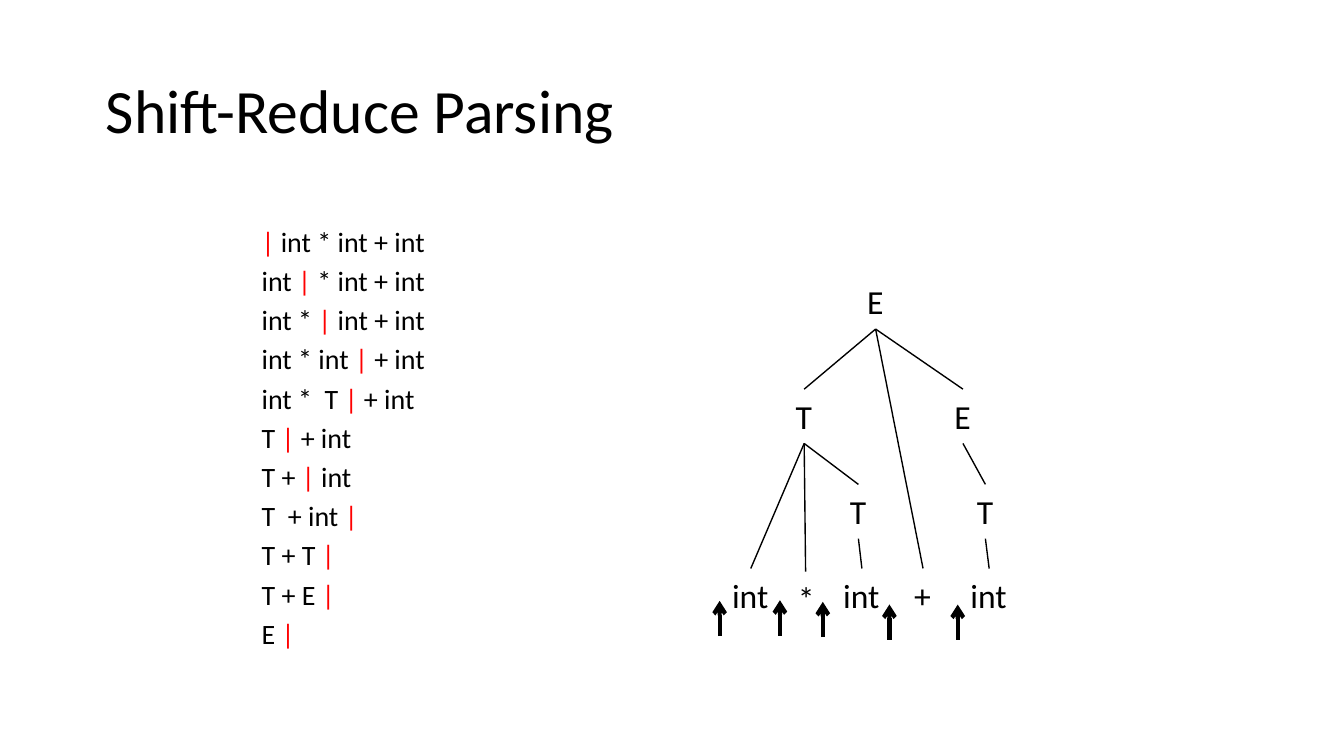
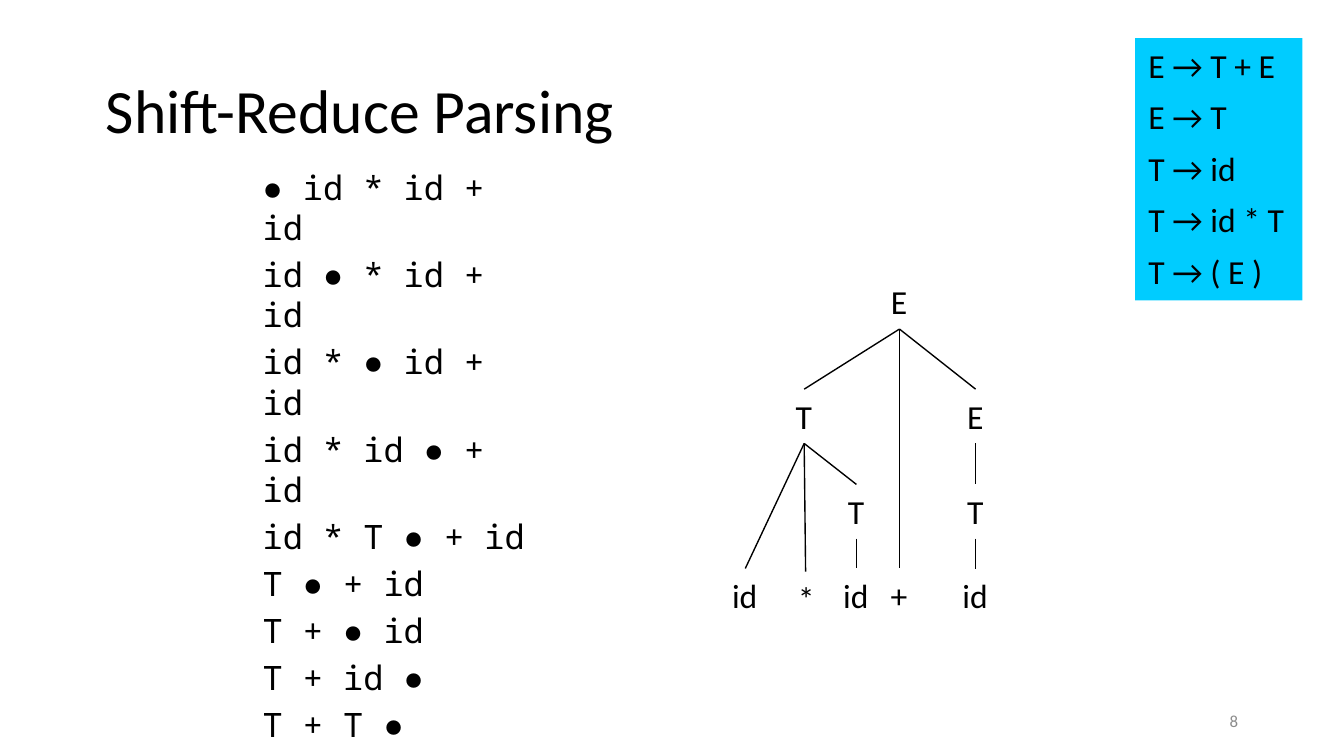
Before and after one commit to anoopsarkar/compilers-class, a slide deck: slide 8 of assets/ppt/parsing/lr1-shift-reduce-parsing.pptx (slide 9 before the commit). Drawn at 1344x756 pixels with LibreOffice and Linux fonts; fonts in the diff are those of the drawing. Boxes give left, top, right and bottom in pixels: in the first picture for what was removed or moved away, otherwise in the second. Text is boxed around its words. In the diff, an @@ line names an element or a change of style, - is before the commit and + after.

Commit message:
videos for parsing week 1

```diff
--- a/assets/ppt/parsing/lr1-shift-reduce-parsing.pptx
+++ b/assets/ppt/parsing/lr1-shift-reduce-parsing.pptx
@@ rectangle added at <box>1136,38,1304,300</box>, fill #00CCFF, 18 pt, text #000000 @@
+E → T + E
+E → T
+T → id
+T → id * T
+T → ( E )
@@ text at <box>263,174,524,737</box>: text changed; size 15 to 18 pt; font Calibri to Noto Sans Mono @@
-| int * int + int
-int | * int + int
-int * | int + int
-int * int | + int
-int * T | + int
-T | + int
-T + | int
-T + int |
-T + T |
-T + E |
-E |
+● id * id + id
+id ● * id + id
+id * ● id + id
+id * id ● + id
+id * T ● + id
+T ● + id
+T + ● id
+T + id ●
+T + T ●
+T + E ●
+E ●
@@ text "E": place and size @@
-text "E" at <box>867,292,883,314</box>
+text "E" at <box>891,292,907,314</box>
@@ line moved from (876, 329) - (804, 390) to (899, 329) - (804, 390) @@
@@ line moved from (876, 329) - (962, 390) to (899, 329) - (976, 390) @@
@@ line moved from (876, 329) - (923, 569) to (899, 329) - (899, 569) @@
@@ text "E": place and size @@
-text "E" at <box>954,407,970,429</box>
+text "E" at <box>967,407,983,429</box>
@@ line moved from (804, 444) - (751, 569) to (804, 444) - (746, 569) @@
@@ line moved from (962, 444) - (985, 484) to (976, 444) - (976, 484) @@
@@ text "T": place and size @@
-text "T" at <box>977,502,993,524</box>
+text "T" at <box>967,502,983,524</box>
@@ line moved from (859, 539) - (862, 569) to (856, 539) - (856, 569) @@
@@ line moved from (985, 539) - (989, 569) to (976, 539) - (976, 569) @@
@@ text "+": place and size @@
-text "+" at <box>900,569,945,622</box>
+text "+" at <box>878,569,922,622</box>
@@ text at <box>732,584,757,609</box>: text changed @@
-int
+id
@@ text at <box>843,584,868,609</box>: text changed @@
-int
+id
@@ text at <box>962,584,987,609</box>: text changed @@
-int
+id
@@ arrow removed from (719, 636) to (719, 601) @@
@@ arrow removed from (780, 636) to (780, 601) @@
@@ arrow removed from (823, 637) to (823, 602) @@
@@ arrow removed from (890, 640) to (890, 605) @@
@@ arrow removed from (958, 640) to (958, 605) @@
@@ page number added at <box>1230,715,1239,727</box>, 9 pt, text #8C8C8C @@
+8
```
Also in this commit, not shown: 11 other slides changed, 2 slides added, 4 slides removed, 3 other files.
